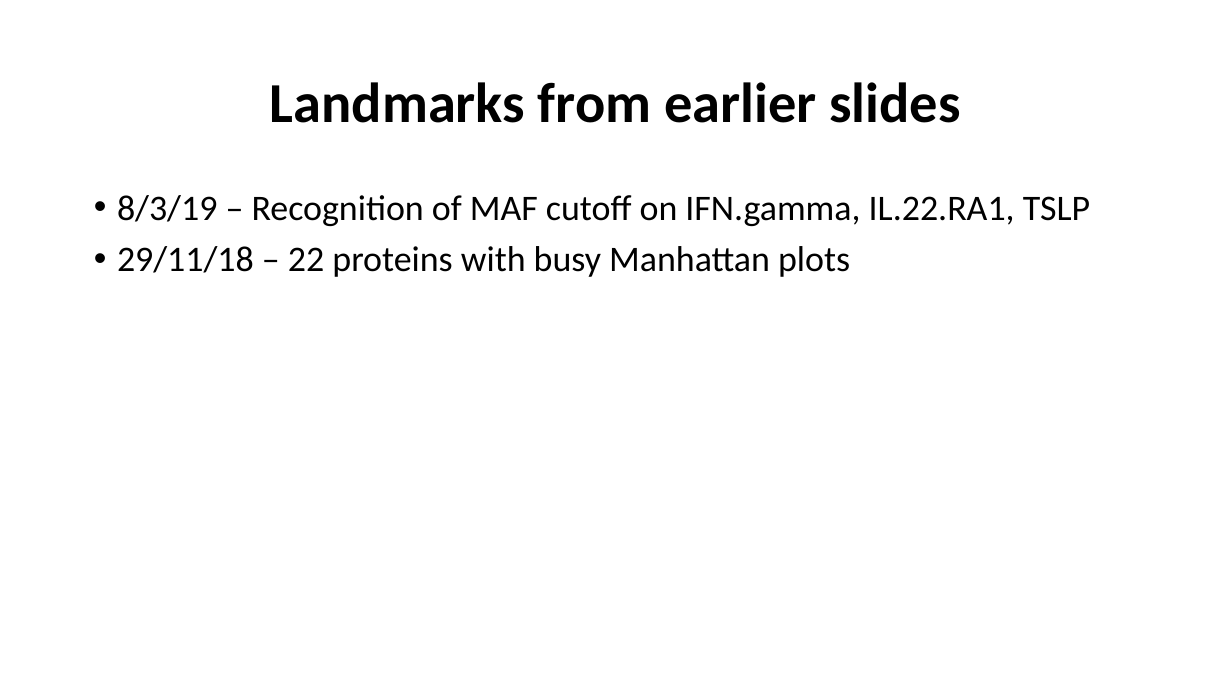
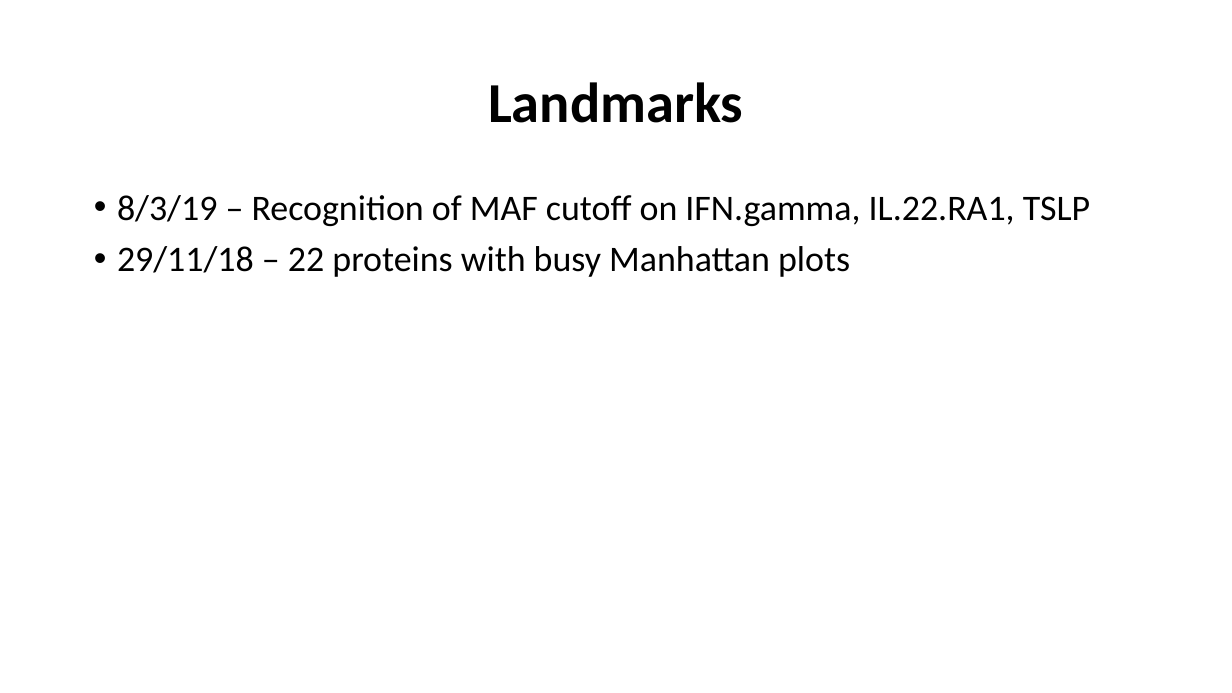
Before and after one commit to jinghuazhao/INF, a slide deck: slide 11 of doc/SCALLOP_INF1-120419.pptx. Drawn at 1232x693 pixels with LibreOffice and Linux fonts; fonts in the diff are those of the drawing. Boxes give left, top, right and bottom in pixels: in the first picture for what was removed or moved away, otherwise in the second. Text is boxed around its words. In the diff, an @@ line names an element or a change of style, - is before the commit and + after.

```diff
--- a/doc/SCALLOP_INF1-120419.pptx
+++ b/doc/SCALLOP_INF1-120419.pptx
@@ title at <box>488,82,743,123</box>: text changed @@
-Landmarks from earlier slides
+Landmarks
```
Also in this commit, not shown: 6 other slides changed.
